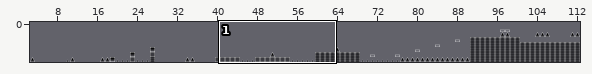
An edit to a level. Tiled map (JSON), tiles/shit.tmj. Above, an overview of the earlier version with the close-up marked.
Close-up. As it was:
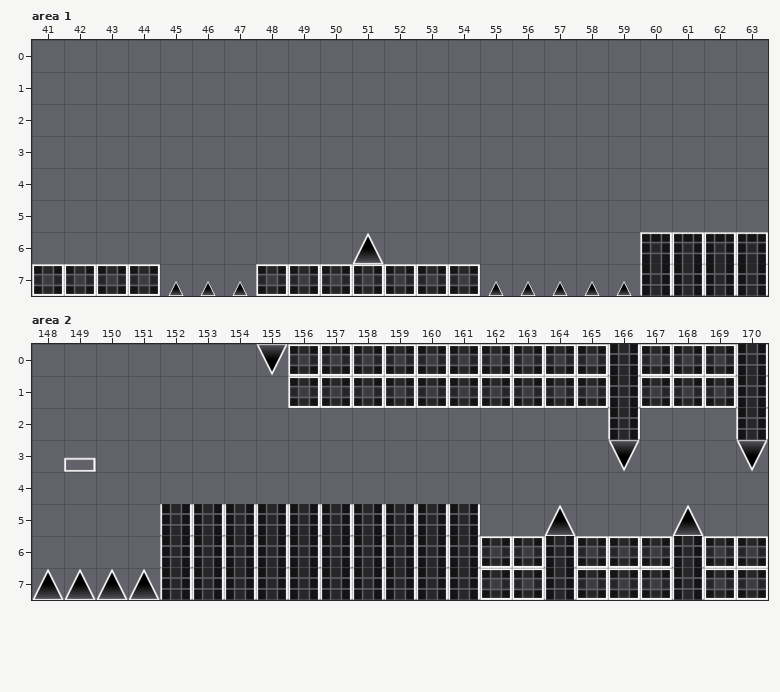
Cells are 128x128 px. Shown: area 1 x 41..63, y 0..7; area 2 x 148..170, y 0..7. The commit also changed other parts of the map, which this record leaves out.
The result:
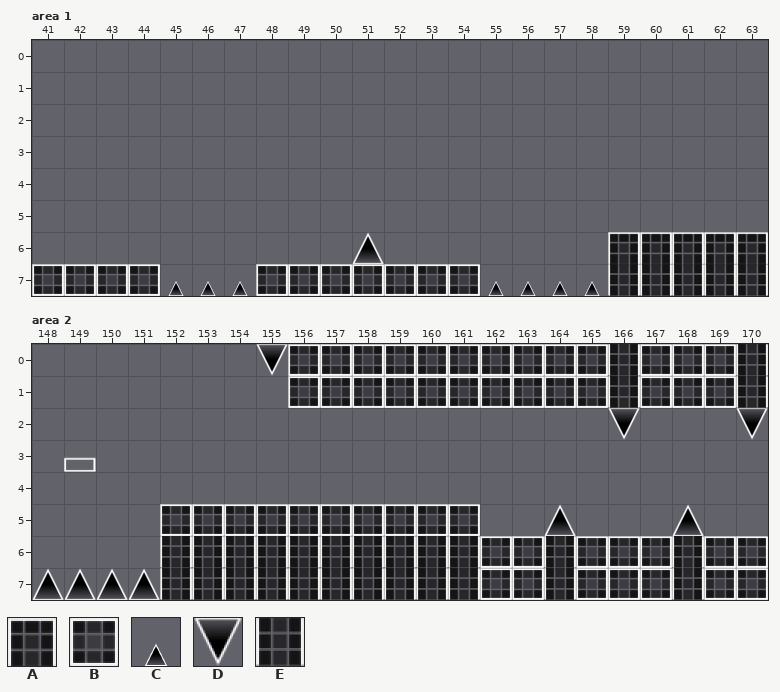
Key: from "chode": A 0; from "dime": B 0; from "lon4": C 0; from "lonbu": D 0 flipped up-down; from "meode": E 0.
_ is an empty cell.
Tiles replaced or removed in this view: C, D, E.
See-through tiles are keyed as they look on the map.
The exact change:
Changed rows in their new state; . is an unchanged cell.
Layer "Tile Layer 1", area 1:
first column x 59:
6 A
7 E
Layer "Tile Layer 1", area 2:
first column x 152:
2 ..............D...D
3 .............._..._
5 BBBBBBBBBB.........
Where, in picture pixels (left, top, right, bottom), the same in both close-ups:
changed: (608, 232, 640, 296)
changed: (608, 408, 640, 472)
changed: (736, 408, 768, 472)
changed: (160, 504, 480, 536)
